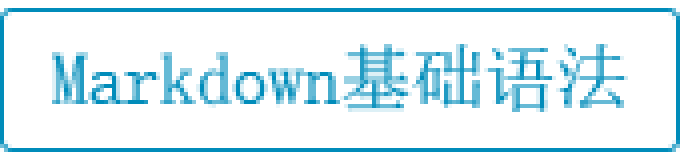
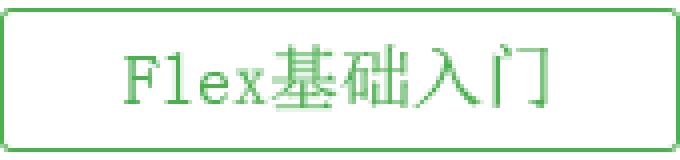
Comparing the layer stacks of the two 680 × 160 images. Changes:
renamed "Markdown基础语法" to "Flex基础入门", painted on it over bbox(52, 44, 628, 112)
showed "圆角矩形 1 拷贝" over bbox(0, 8, 680, 152)
hid "圆角矩形 1" over bbox(0, 8, 680, 152)
